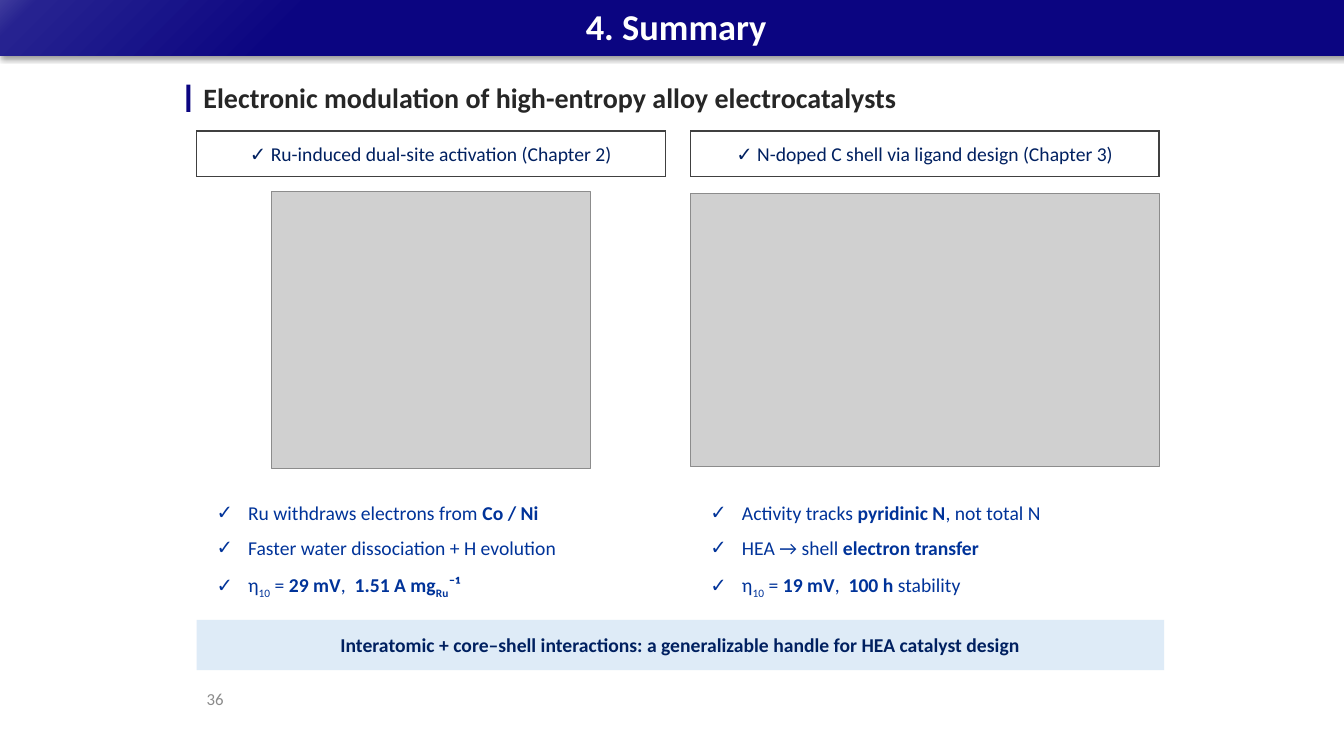
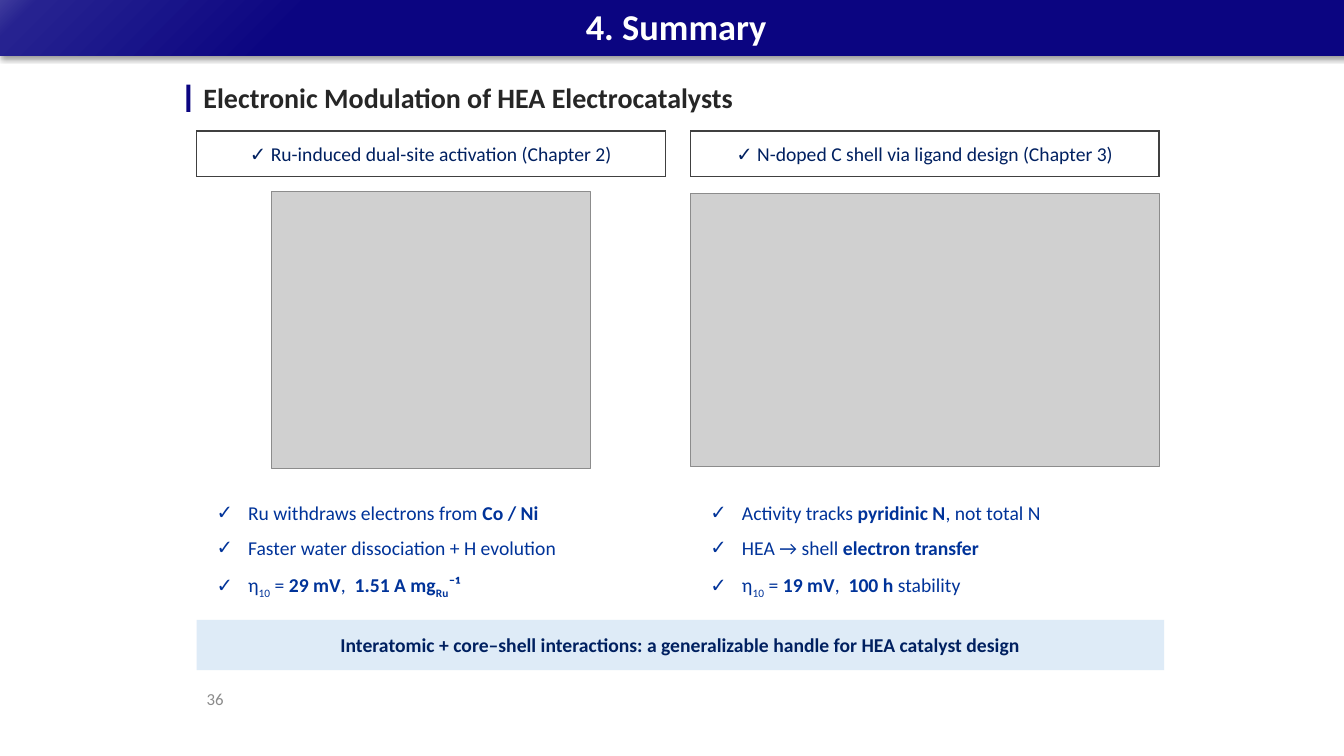
Before and after one commit to limsj0204/letter, a slide deck: slide 36 of 학위논문_디펜스_발표자료_5시료.pptx. Drawn at 1344x756 pixels with LibreOffice and Linux fonts; fonts in the diff are those of the drawing; grey boxes stand for pictures. Boxes give left, top, right and bottom in pixels: in the first picture for what was removed or moved away, otherwise in the second. Text is boxed around its words. In the diff, an @@ line names an element or a change of style, - is before the commit and + after.

```diff
--- a/학위논문_디펜스_발표자료_5시료.pptx
+++ b/학위논문_디펜스_발표자료_5시료.pptx
@@ text at [203,88,733,113]: text changed @@
-Electronic modulation of high-entropy alloy electrocatalysts
+Electronic Modulation of HEA Electrocatalysts
```
Also in this commit, not shown: 32 other slides changed.
